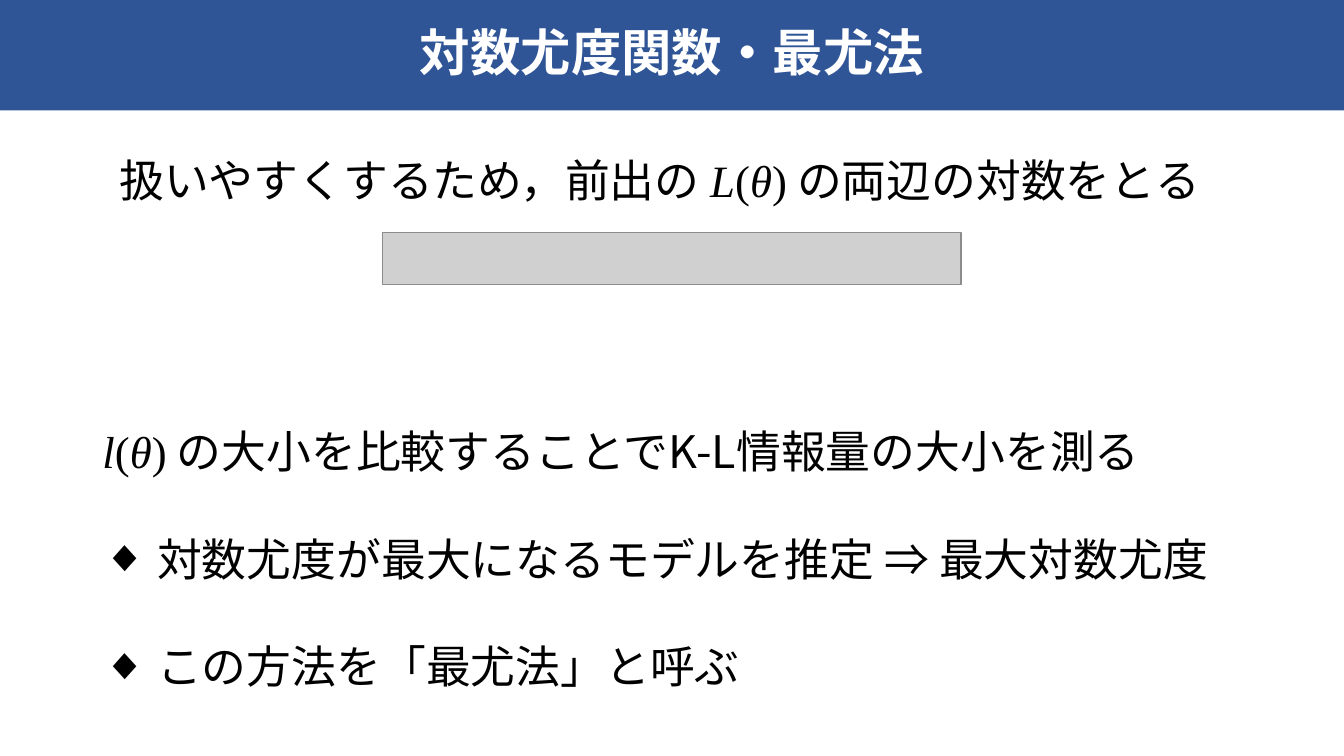
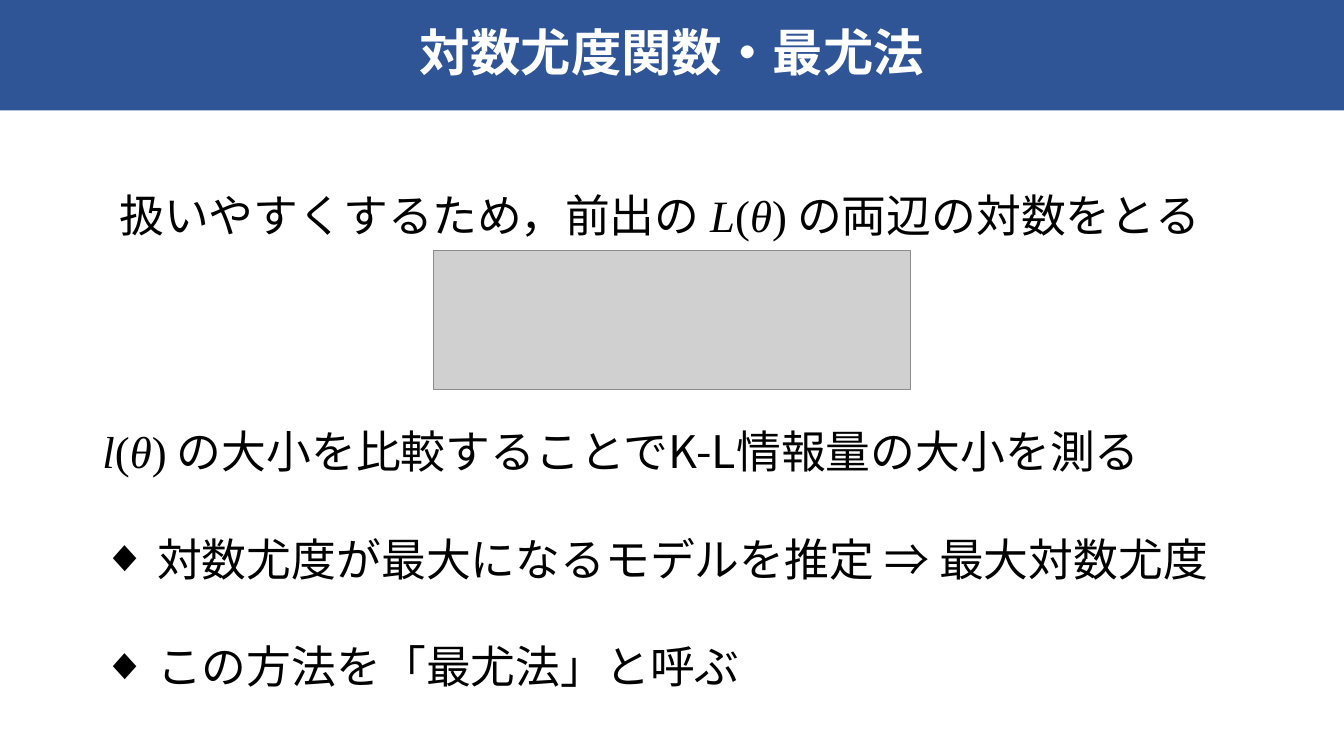
Before and after one commit to raryosu/graduation-research, a slide deck: slide 21 of docs/interim-presen/interim_hagihara.pptx (slide 20 before the commit). Drawn at 1344x756 pixels with LibreOffice and Linux fonts; fonts in the diff are those of the drawing; grey boxes stand for pictures. Boxes give left, top, right and bottom in pixels: in the first picture for what was removed or moved away, otherwise in the second. Text is boxed around its words. In the diff, an @@ line names an element or a change of style, - is before the commit and + after.

```diff
--- a/docs/interim-presen/interim_hagihara.pptx
+++ b/docs/interim-presen/interim_hagihara.pptx
@@ text "扱いやすくするため，前出の L(θ) の両辺の対数をとる": place and size @@
-text "扱いやすくするため，前出の L(θ) の両辺の対数をとる" at (119,159,1200,206)
+text "扱いやすくするため，前出の L(θ) の両辺の対数をとる" at (119,194,1200,242)
@@ picture removed at (383,233,962,284) @@
@@ picture added at (434,251,911,390) @@
```
Also in this commit, not shown: 9 other slides changed.
